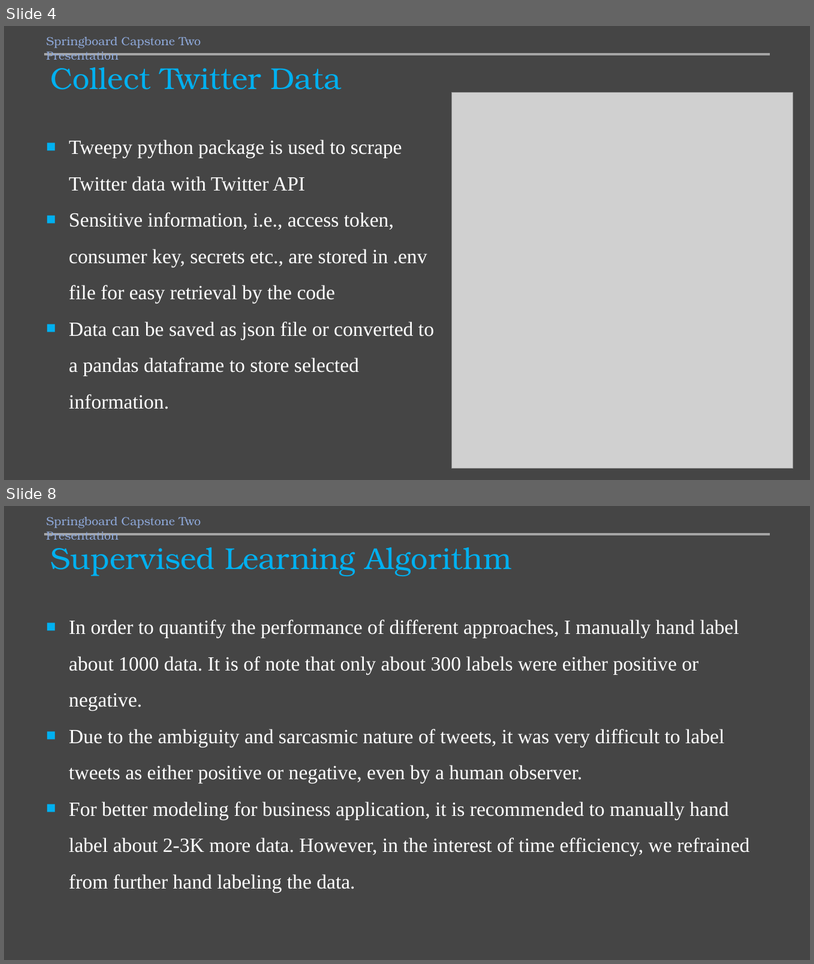
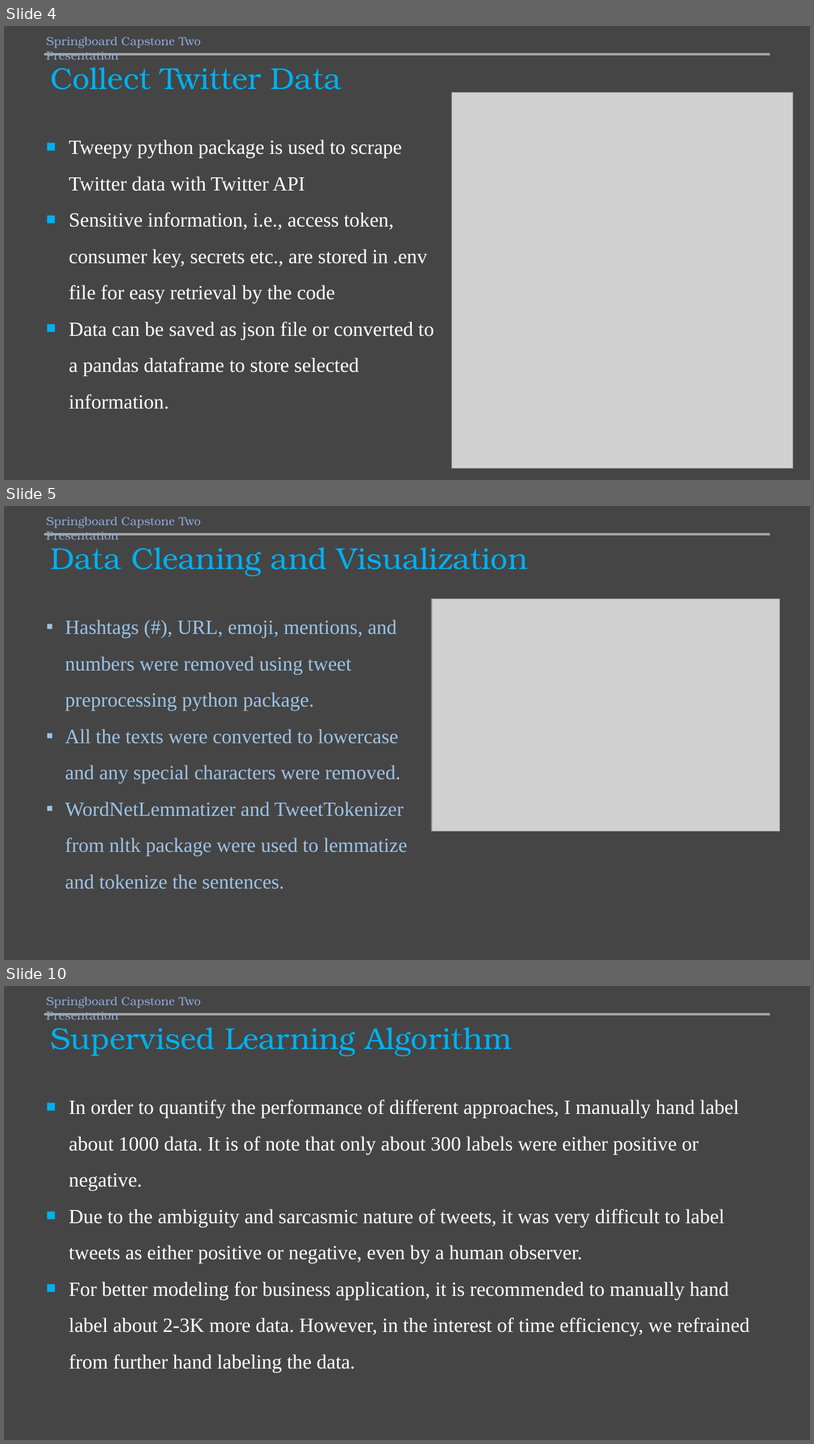
Before and after one commit to mamunm/sentiment_analysis, a slide deck: reports/sentiment_analysis.pptx. Shown one above the other, each under a label of ours: slides 4 and 8 before the commit, slides 4, 5 and 10 after it; the slides between them are not shown. The pictures are 814x964 and 814x1444 pixels, drawn with LibreOffice and Linux fonts; fonts in the diff are those of the drawing; grey boxes stand for pictures. Boxes give left, top, right and bottom in pixels: in the first picture for what was removed or moved away, otherwise in the second. Text is boxed around its words. In the diff, an @@ line names an element or a change of style, - is before the commit and + after.

```diff
--- a/reports/sentiment_analysis.pptx
+++ b/reports/sentiment_analysis.pptx
@@ slide 5 added at (4, 506, 810, 960), background #454545 @@
@@ text added at (46, 517, 201, 540), 14 pt, text #8FAADC @@
+Springboard Capstone Two Presentation
@@ line added from (45, 534) to (770, 534), #A5A5A5 3 pt @@
@@ title added at (50, 547, 528, 576), 36 pt, text #00B0F0 @@
+Data Cleaning and Visualization
@@ picture added at (432, 599, 780, 831) @@
@@ text added at (65, 619, 408, 889), 24 pt, text #9DC3E6 @@
+▪ Hashtags (#), URL, emoji, mentions, and numbers were removed using tweet preprocessing python package.
+▪ All the texts were converted to lowercase and any special characters were removed.
+▪ WordNetLemmatizer and TweetTokenizer from nltk package were used to lemmatize and tokenize the sentences.
@@ what was slide 8 is now slide 10 @@
```
Also in this commit, not shown: 2 slides changed, 3 other slides added, 2 slides removed, 12 other files.
